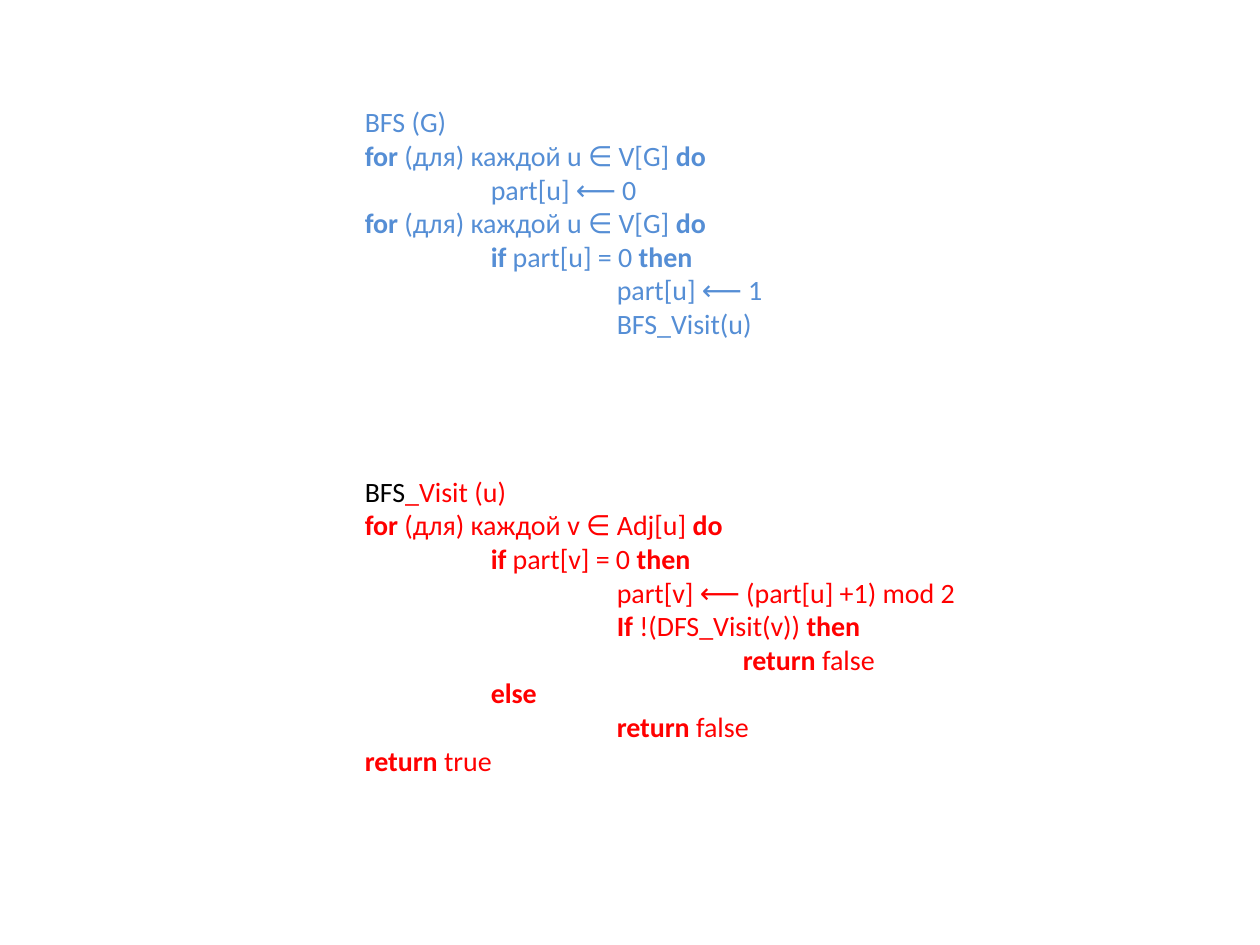
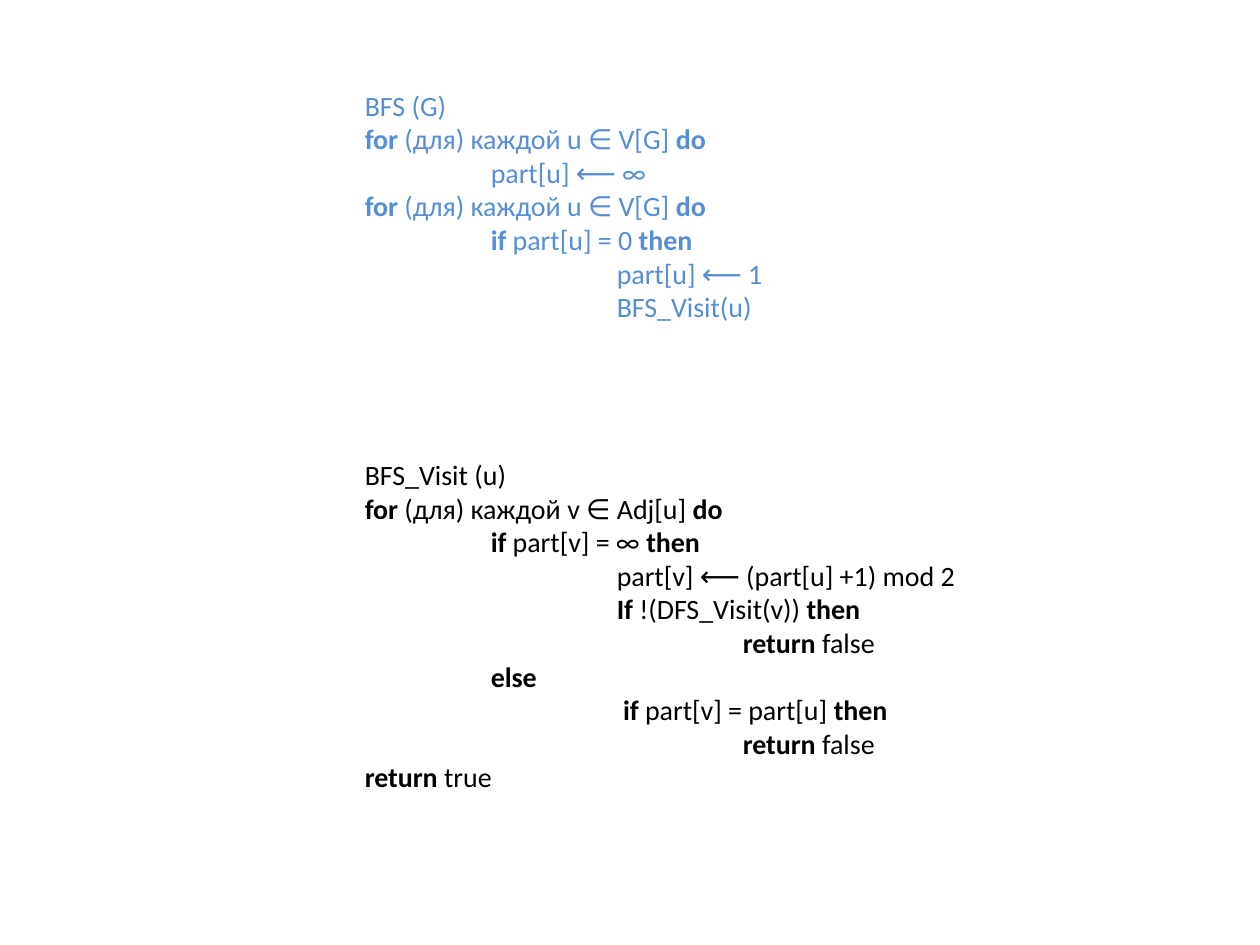
Before and after one commit to SteinbergOB/ANG, a slide deck: slide 50 of Презентации/Лекция 1.pptx (slide 29 before the commit). Drawn at 1260x945 pixels with LibreOffice and Linux fonts; fonts in the diff are those of the drawing. Boxes give left, top, right and bottom in pixels: in the first picture for what was removed or moved away, otherwise in the second. Text is boxed around its words. In the diff, an @@ line names an element or a change of style, - is before the commit and + after.

```diff
--- a/Презентации/Лекция 1.pptx
+++ b/Презентации/Лекция 1.pptx
@@ title at [365, 96, 955, 788]: text changed; text colour #FF0000 to #000000 @@
-BFS (G)
-for (для) каждой u ∈ V[G] do
-part[u] ⟵ 0
-for (для) каждой u ∈ V[G] do
-if part[u] = 0 then
-part[u] ⟵ 1
-BFS_Visit(u)
-BFS_Visit (u)
-for (для) каждой v ∈ Adj[u] do
-if part[v] = 0 then
-part[v] ⟵ (part[u] +1) mod 2
-If !(DFS_Visit(v)) then
-return false
-else
-return false
-return true
+BFS (G)
+for (для) каждой u ∈ V[G] do
+part[u] ⟵ ∞
+for (для) каждой u ∈ V[G] do
+if part[u] = 0 then
+part[u] ⟵ 1
+BFS_Visit(u)
+BFS_Visit (u)
+for (для) каждой v ∈ Adj[u] do
+if part[v] = ∞ then
+part[v] ⟵ (part[u] +1) mod 2
+If !(DFS_Visit(v)) then
+return false
+else
+if part[v] = part[u] then
+return false
+return true
```
Also in this commit, not shown: 8 other slides changed, 2 slides added, 14 slides removed, 2 other files.
